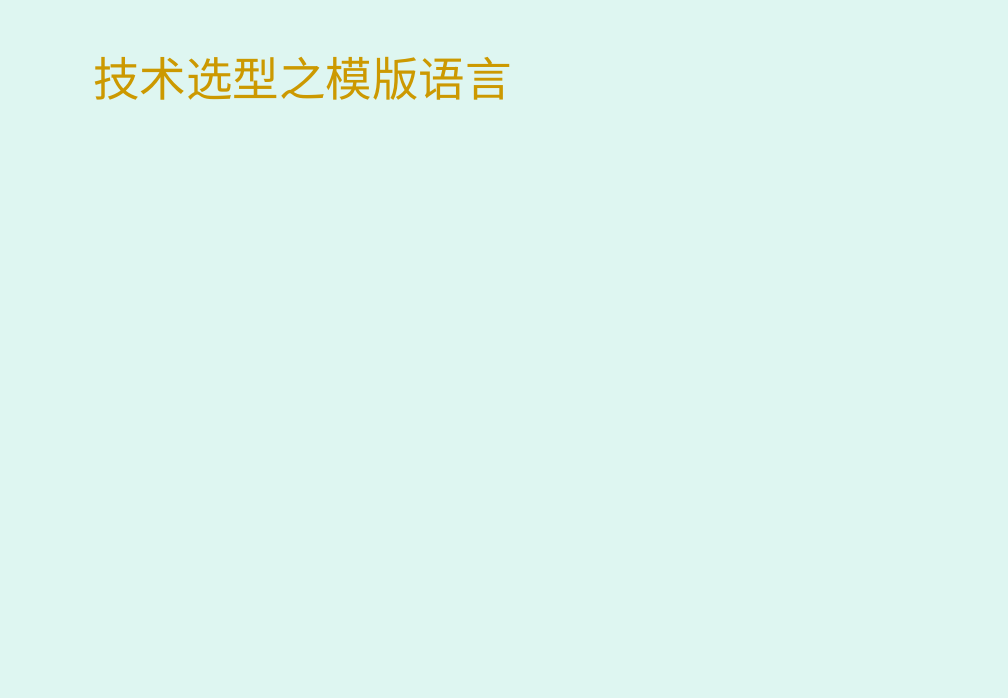
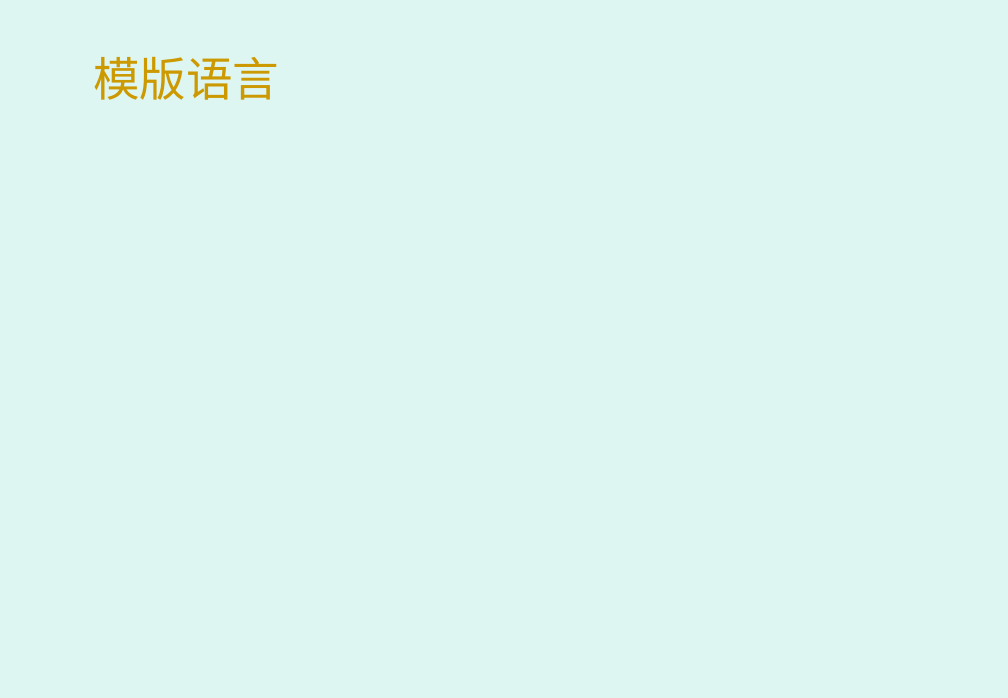
Before and after one commit to gon-superman/application, a slide deck: slide 11 of 系统框架.pptx. Drawn at 1008x698 pixels with LibreOffice and Linux fonts; fonts in the diff are those of the drawing; background and template pictures are left out. Boxes give left, top, right and bottom in pixels: in the first picture for what was removed or moved away, otherwise in the second. Text is boxed around its words. In the diff, an @@ line names an element or a change of style, - is before the commit and + after.

```diff
--- a/系统框架.pptx
+++ b/系统框架.pptx
@@ title at (x1=93, y1=56, x2=279, y2=100): text changed @@
-技术选型之模版语言
+模版语言
```
Also in this commit, not shown: 5 other slides changed, 1 slide added, 1 other file.
